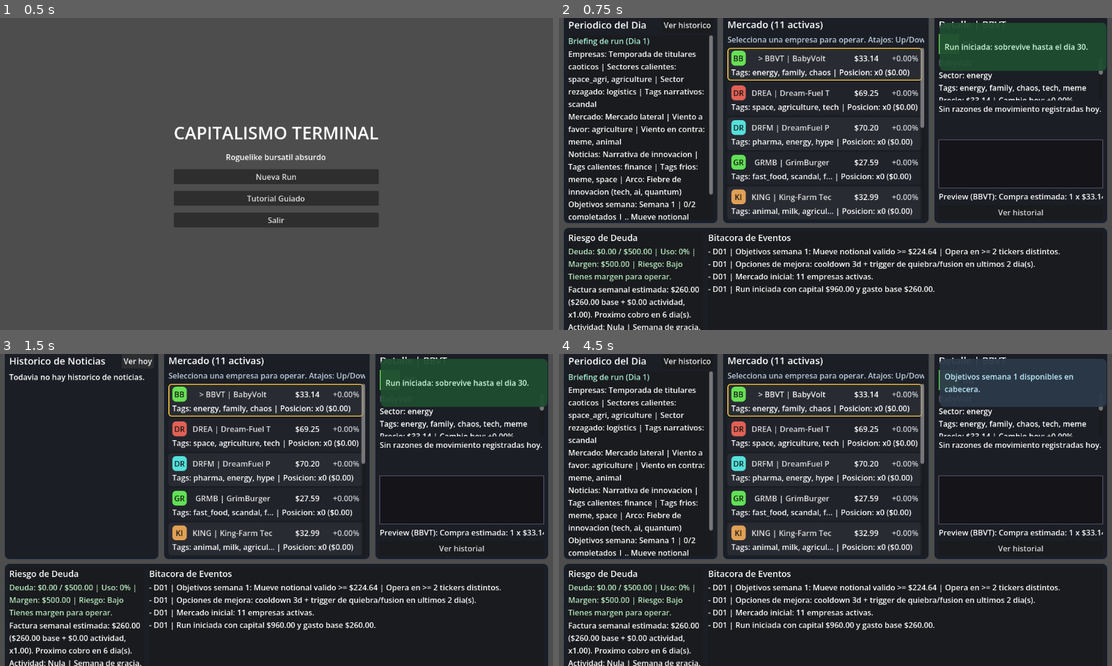
Above: before the commit, frames 1-4 (two rows, left to right).
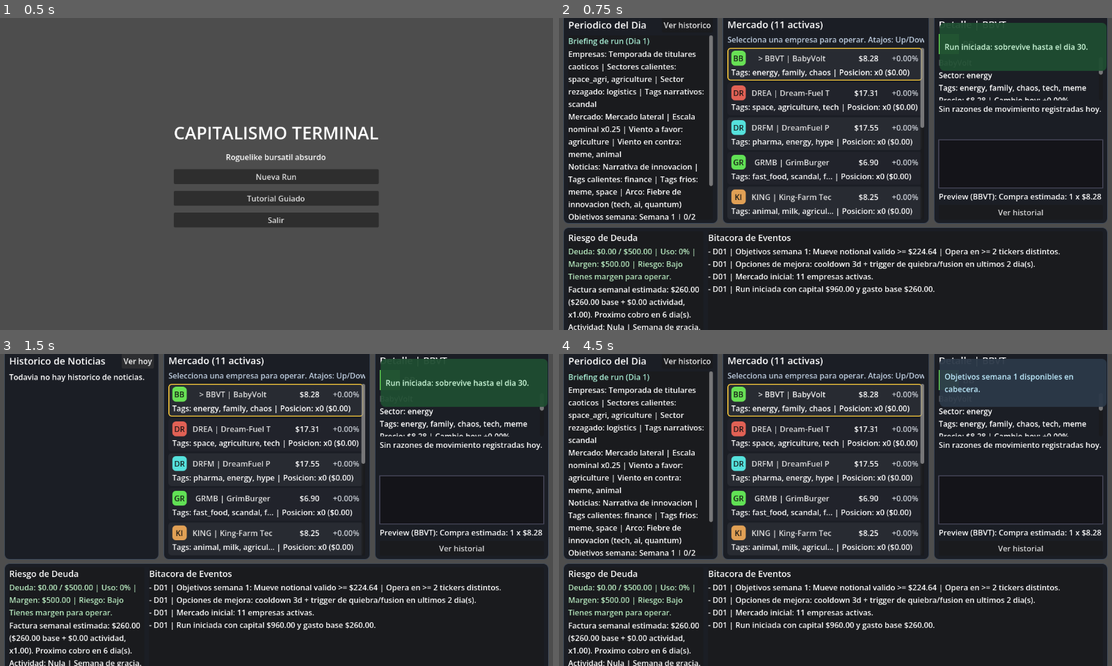
Above: after the commit, the same moments.

Repository: DewBlack/terminal-capitalism
Game: Godot game, scene res://scenes/main/main.tscn
Same seed, same stepped clock (60 frames per second), same inputs: the game is played once before the commit and once after it.
Inputs:
- Up to frame 1 (0.5 s): no input
- Up to frame 2 (0.75 s): click "Nueva Run" at 0.5 s
- Up to frame 3 (1.5 s): click "Ver historico" at 1.25 s
- Up to frame 4 (4.5 s): click "Ver hoy" at 2 s; click "> BBVT | BabyVolt" at 2.75 s; click "DREA | Dream-Fuel Tech" at 3.5 s; click "BBVT | BabyVolt" at 4.25 s

Frame 1 is identical in both runs. In frame 2, 2.5% of the frame differs, in the area x 1-99%, y 12-65%; in frame 3, 0.4%; in frame 4, 2.5%.

Commit message:
feat(balance): scale nominal prices and bankruptcy thresholds

Diff:
--- a/data/base/companies.json
+++ b/data/base/companies.json
@@ -3,7 +3,7 @@
     "id": "kingmoo",
     "name": "KingMoo",
     "ticker": "KMOO",
-    "current_price": 48.0,
+    "current_price": 12.0,
     "sectors": ["agriculture"],
     "tags": ["animal", "milk", "agriculture", "meme", "family"],
     "volatility": 0.42,
@@ -13,14 +13,14 @@
     "debt": 0.35,
     "absurdity": 0.72,
     "status": "active",
-    "price_history": [48.0],
+    "price_history": [12.0],
     "focus_text": "Leche para consumo y para refrigerar centros de datos."
   },
   {
     "id": "spercond",
     "name": "SperCond",
     "ticker": "SPCD",
-    "current_price": 62.0,
+    "current_price": 15.5,
     "sectors": ["tech", "energy"],
     "tags": ["superconductors", "quantum", "tech", "energy", "hype"],
     "volatility": 0.61,
@@ -30,14 +30,14 @@
     "debt": 0.46,
     "absurdity": 0.67,
     "status": "active",
-    "price_history": [62.0],
+    "price_history": [15.5],
     "focus_text": "Superconductores hechos con queso y promesas de fisica flexible."
   },
   {
     "id": "grimburger",
     "name": "GrimBurger",
     "ticker": "GRMB",
-    "current_price": 31.0,
+    "current_price": 7.75,
     "sectors": ["food"],
     "tags": ["fast_food", "scandal", "family", "meme", "legal_risk"],
     "volatility": 0.58,
@@ -47,14 +47,14 @@
     "debt": 0.55,
     "absurdity": 0.82,
     "status": "active",
-    "price_history": [31.0],
+    "price_history": [7.75],
     "focus_text": "Hamburguesas con anuncios virales y abogados siempre ocupados."
   },
   {
     "id": "pigeon_express",
     "name": "Pigeon Express",
     "ticker": "PGEX",
-    "current_price": 27.0,
+    "current_price": 6.75,
     "sectors": ["logistics"],
     "tags": ["transport", "animal", "chaos", "energy", "meme"],
     "volatility": 0.63,
@@ -64,14 +64,14 @@
     "debt": 0.51,
     "absurdity": 0.86,
     "status": "active",
-    "price_history": [27.0],
+    "price_history": [6.75],
     "focus_text": "Paqueteria por paloma con rutas interdimensionales."
   },
   {
     "id": "dreamfuel_pharma",
     "name": "DreamFuel Pharma",
     "ticker": "DRFM",
-    "current_price": 55.0,
+    "current_price": 13.75,
     "sectors": ["energy", "tech"],
     "tags": ["pharma", "energy", "hype", "legal_risk", "finance"],
     "volatility": 0.49,
@@ -81,14 +81,14 @@
     "debt": 0.63,
     "absurdity": 0.65,
     "status": "active",
-    "price_history": [55.0],
+    "price_history": [13.75],
     "focus_text": "Vitaminas energeticas con claims de productividad epica."
   },
   {
     "id": "hyperlemon_tech",
     "name": "HyperLemon Tech",
     "ticker": "HLEM",
-    "current_price": 74.0,
+    "current_price": 18.5,
     "sectors": ["tech"],
     "tags": ["ai", "tech", "hype", "meme", "finance"],
     "volatility": 0.72,
@@ -98,14 +98,14 @@
     "debt": 0.47,
     "absurdity": 0.78,
     "status": "active",
-    "price_history": [74.0],
+    "price_history": [18.5],
     "focus_text": "IA para invertir en limones con conviccion emocional."
   },
   {
     "id": "babyvolt",
     "name": "BabyVolt",
     "ticker": "BBVT",
-    "current_price": 36.0,
+    "current_price": 9.0,
     "sectors": ["energy", "logistics"],
     "tags": ["energy", "family", "chaos", "tech", "meme"],
     "volatility": 0.54,
@@ -115,14 +115,14 @@
     "debt": 0.42,
     "absurdity": 0.70,
     "status": "active",
-    "price_history": [36.0],
+    "price_history": [9.0],
     "focus_text": "Microreactores domesticos para cocinas con karaoke."
   },
   {
     "id": "orbital_soup",
     "name": "Orbital Soup",
     "ticker": "ORSP",
-    "current_price": 41.0,
+    "current_price": 10.25,
     "sectors": ["food", "tech"],
     "tags": ["space", "fast_food", "meme", "hype", "transport"],
     "volatility": 0.67,
@@ -132,7 +132,7 @@
     "debt": 0.48,
     "absurdity": 0.92,
     "status": "active",
-    "price_history": [41.0],
+    "price_history": [10.25],
     "focus_text": "Latas orbitales con caldo de mercado alcista."
   }
 ]
--- a/scripts/market/company.gd
+++ b/scripts/market/company.gd
@@ -1,6 +1,7 @@
 class_name Company
 extends RefCounted
 
+const RUN_BALANCE_CONFIG := preload("res://scripts/run/run_balance_config.gd")
 const STATUS_ACTIVE := "active"
 const STATUS_BANKRUPT := "bankrupt"
 const STATUS_MERGED := "merged"
@@ -31,7 +32,7 @@
 	company.id = str(data.get("id", "company_%s" % randi()))
 	company.name = str(data.get("name", "Unnamed Corp"))
 	company.ticker = str(data.get("ticker", "UNKN")).to_upper()
-	company.current_price = max(0.1, float(data.get("current_price", 10.0)))
+	company.current_price = maxf(_price_floor(), float(data.get("current_price", 10.0)))
 	company.sectors = []
 	for sector in data.get("sectors", []):
 		company.sectors.append(str(sector))
@@ -85,12 +86,12 @@
 
 
 func apply_price_change(percent_change: float, reasons: Array[String]) -> void:
-	var new_price: float = maxf(0.1, current_price * (1.0 + percent_change))
+	var new_price: float = maxf(_price_floor(), current_price * (1.0 + percent_change))
 	push_price_point(new_price, percent_change, reasons)
 
 
 func push_price_point(price: float, daily_change: float, reasons: Array[String]) -> void:
-	current_price = maxf(0.1, price)
+	current_price = maxf(_price_floor(), price)
 	last_daily_change = daily_change
 	last_reasons = reasons.duplicate()
 	price_history.append(current_price)
@@ -126,3 +127,7 @@
 	var hash_value: int = absi(seed_text.hash())
 	var hue: float = float(hash_value % 360) / 360.0
 	return Color.from_hsv(hue, 0.62, 0.88, 1.0)
+
+
+static func _price_floor() -> float:
+	return RUN_BALANCE_CONFIG.PRICE_MIN_FLOOR
--- a/scripts/market/company_generator.gd
+++ b/scripts/market/company_generator.gd
@@ -1,5 +1,7 @@
 class_name CompanyGenerator
 extends Node
+
+const RUN_BALANCE_CONFIG := preload("res://scripts/run/run_balance_config.gd")
 
 var _rng := RandomNumberGenerator.new()
 var _sectors: Array[Dictionary] = []
@@ -83,7 +85,11 @@
 	company.sectors = sectors
 
 	company.tags = _compose_company_tags(primary_sector, secondary_sector)
-	company.current_price = max(2.0, _rng.randf_range(8.0, 85.0) + float(day_index) * _rng.randf_range(0.4, 1.2))
+	var base_price := _rng.randf_range(8.0, 85.0) + float(day_index) * _rng.randf_range(0.4, 1.2)
+	company.current_price = maxf(
+		RUN_BALANCE_CONFIG.COMPANY_LISTING_PRICE_FLOOR,
+		RUN_BALANCE_CONFIG.scale_price_by_denomination(base_price)
+	)
 	company.volatility = clamp(_rng.randf_range(0.25, 0.75) + float(primary_sector.get("volatility_bias", 0.0)), 0.05, 1.0)
 	company.reputation = clamp(_rng.randf_range(0.20, 0.85) + float(primary_sector.get("reputation_bias", 0.0)), 0.0, 1.0)
 	company.hype = clamp(_rng.randf_range(0.20, 0.90) + float(primary_sector.get("hype_bias", 0.0)), 0.0, 1.0)
@@ -110,7 +116,10 @@
 		if not merged.tags.has(bonus_tag):
 			merged.tags.append(bonus_tag)
 
-	merged.current_price = max(2.0, ((company_a.current_price + company_b.current_price) * 0.55))
+	merged.current_price = maxf(
+		RUN_BALANCE_CONFIG.COMPANY_LISTING_PRICE_FLOOR,
+		((company_a.current_price + company_b.current_price) * 0.55)
+	)
 	merged.volatility = clamp((company_a.volatility + company_b.volatility) * 0.50 + 0.12, 0.05, 1.0)
 	merged.reputation = clamp((company_a.reputation + company_b.reputation) * 0.50 - 0.05, 0.0, 1.0)
 	merged.hype = clamp((company_a.hype + company_b.hype) * 0.50 + 0.20, 0.0, 1.0)
@@ -692,7 +701,10 @@
 		price_multiplier *= 0.92
 		company.legal_risk = clamp(company.legal_risk + _rng.randf_range(0.02, 0.10), 0.0, 1.0)
 
-	company.current_price = max(2.0, company.current_price * price_multiplier)
+	company.current_price = maxf(
+		RUN_BALANCE_CONFIG.COMPANY_LISTING_PRICE_FLOOR,
+		company.current_price * price_multiplier
+	)
 	company.volatility = _jitter_stat(company.volatility, 0.12)
 	company.reputation = _jitter_stat(company.reputation, 0.10)
 	company.hype = _jitter_stat(company.hype, 0.12)
--- a/scripts/market/market_manager.gd
+++ b/scripts/market/market_manager.gd
@@ -1,5 +1,7 @@
 class_name MarketManager
 extends Node
+
+const RUN_BALANCE_CONFIG := preload("res://scripts/run/run_balance_config.gd")
 
 signal market_updated
 signal company_spawned(company: Company)
@@ -42,11 +44,17 @@
 
 
 func get_run_regime_text() -> String:
+	var price_scale_text := "Escala nominal x%.2f" % RUN_BALANCE_CONFIG.PRICE_DENOMINATION_SCALE
 	if _tutorial_mode:
-		return "Tutorial guiado | Mercado fijo sin ruido ni eventos aleatorios."
+		return "Tutorial guiado | Mercado fijo sin ruido ni eventos aleatorios. | %s" % price_scale_text
 	var tailwind_text := ", ".join(_regime_tailwind_tags) if not _regime_tailwind_tags.is_empty() else "ninguno"
 	var headwind_text := ", ".join(_regime_headwind_tags) if not _regime_headwind_tags.is_empty() else "ninguno"
-	return "%s | Viento a favor: %s | Viento en contra: %s" % [_run_regime_label, tailwind_text, headwind_text]
+	return "%s | %s | Viento a favor: %s | Viento en contra: %s" % [
+		_run_regime_label,
+		price_scale_text,
+		tailwind_text,
+		headwind_text
+	]
 
 
 func get_run_company_profile_text() -> String:
@@ -239,17 +247,17 @@
 	var active_count := get_active_companies().size()
 	var doomed: Array[Company] = []
 	for company in get_active_companies():
-		if company.current_price <= 0.7:
+		if company.current_price <= RUN_BALANCE_CONFIG.NATURAL_BANKRUPTCY_HARD_FLOOR:
 			doomed.append(company)
 			continue
-		if company.current_price < 2.5:
+		if company.current_price < RUN_BALANCE_CONFIG.NATURAL_BANKRUPTCY_RISK_FLOOR:
 			var bankruptcy_chance := 0.08 + company.debt * 0.16 + company.legal_risk * 0.08
 			if active_count <= 4:
 				bankruptcy_chance *= 0.45
 			if _rng.randf() < bankruptcy_chance:
 				doomed.append(company)
 				continue
-		if company.current_price < 1.6 and _rng.randf() < 0.05:
+		if company.current_price < RUN_BALANCE_CONFIG.NATURAL_BANKRUPTCY_PANIC_FLOOR and _rng.randf() < 0.05:
 			doomed.append(company)
 	for company in doomed:
 		_mark_bankrupt(company, "Colapso por precio bajo.")
@@ -270,7 +278,8 @@
 
 
 func _vulnerability_score(company: Company) -> float:
-	var low_price_pressure: float = 1.0 / maxf(1.0, company.current_price)
+	var scale_floor := maxf(0.0001, RUN_BALANCE_CONFIG.PRICE_DENOMINATION_SCALE)
+	var low_price_pressure: float = scale_floor / maxf(scale_floor, company.current_price)
 	return low_price_pressure + company.debt + company.legal_risk * 0.8 + company.volatility * 0.3
 
 
@@ -425,7 +434,7 @@
 	if company == null or company.price_history.is_empty():
 		return 0.0
 
-	var anchor_price := maxf(1.0, company.price_history[0])
+	var anchor_price := maxf(RUN_BALANCE_CONFIG.VALUATION_ANCHOR_FLOOR, company.price_history[0])
 	var valuation_ratio := company.current_price / anchor_price
 	var delta := 0.0
 
--- a/scripts/run/run_balance_config.gd
+++ b/scripts/run/run_balance_config.gd
@@ -5,6 +5,13 @@
 const RUN_BASE_WEEKLY_EXPENSE := 260.0
 const INACTIVITY_WEEKLY_SURCHARGE := 110.0
 const LOW_ACTIVITY_WEEKLY_SURCHARGE := 35.0
+const PRICE_DENOMINATION_SCALE := 0.25
+const PRICE_MIN_FLOOR := 0.10 * PRICE_DENOMINATION_SCALE
+const COMPANY_LISTING_PRICE_FLOOR := 2.0 * PRICE_DENOMINATION_SCALE
+const NATURAL_BANKRUPTCY_HARD_FLOOR := 0.70 * PRICE_DENOMINATION_SCALE
+const NATURAL_BANKRUPTCY_RISK_FLOOR := 2.50 * PRICE_DENOMINATION_SCALE
+const NATURAL_BANKRUPTCY_PANIC_FLOOR := 1.60 * PRICE_DENOMINATION_SCALE
+const VALUATION_ANCHOR_FLOOR := 1.0 * PRICE_DENOMINATION_SCALE
 const WEEKLY_ACTIVITY_NOTIONAL_FLOOR := 180.0
 const WEEKLY_ACTIVITY_NOTIONAL_RATIO := 0.30
 const WEEKLY_LOW_ACTIVITY_RATIO := 0.55
@@ -21,6 +28,10 @@
 	return maxf(WEEKLY_ACTIVITY_NOTIONAL_FLOOR, scaled_target)
 
 
+static func scale_price_by_denomination(raw_price: float) -> float:
+	return maxf(PRICE_MIN_FLOOR, raw_price * PRICE_DENOMINATION_SCALE)
+
+
 static func weekly_surcharge_multiplier(week_index: int) -> float:
 	var safe_week := maxi(1, week_index)
 	if safe_week == 2:
--- a/scripts/utils/run_variability_report.gd
+++ b/scripts/utils/run_variability_report.gd
@@ -33,6 +33,12 @@
 const WEEKLY_ACTIVITY_NOTIONAL_RATIO := RUN_BALANCE_CONFIG.WEEKLY_ACTIVITY_NOTIONAL_RATIO
 const WEEKLY_LOW_ACTIVITY_RATIO := RUN_BALANCE_CONFIG.WEEKLY_LOW_ACTIVITY_RATIO
 const MIN_WEEKLY_HOLDINGS_FOR_ACTIVITY := RUN_BALANCE_CONFIG.MIN_WEEKLY_HOLDINGS_FOR_ACTIVITY
+const PRICE_DENOMINATION_SCALE := RUN_BALANCE_CONFIG.PRICE_DENOMINATION_SCALE
+const PRICE_MIN_FLOOR := RUN_BALANCE_CONFIG.PRICE_MIN_FLOOR
+const COMPANY_LISTING_PRICE_FLOOR := RUN_BALANCE_CONFIG.COMPANY_LISTING_PRICE_FLOOR
+const NATURAL_BANKRUPTCY_HARD_FLOOR := RUN_BALANCE_CONFIG.NATURAL_BANKRUPTCY_HARD_FLOOR
+const NATURAL_BANKRUPTCY_RISK_FLOOR := RUN_BALANCE_CONFIG.NATURAL_BANKRUPTCY_RISK_FLOOR
+const NATURAL_BANKRUPTCY_PANIC_FLOOR := RUN_BALANCE_CONFIG.NATURAL_BANKRUPTCY_PANIC_FLOOR
 const DEBT_DEFEAT_THRESHOLD := RUN_OUTCOME_SERVICE.DEBT_DEFEAT_THRESHOLD
 const UPGRADE_OFFER_MIN_DAYS_BETWEEN := 3
 const UPGRADE_OFFER_TRIGGER_LOOKBACK_DAYS := 2
@@ -63,6 +69,14 @@
 		max_days,
 		seed_base,
 		", ".join(strategy_names)
+	])
+	print("price_scale=%.3f listing_floor=%.3f hard_bankruptcy_floor=%.3f risk_bankruptcy_floor=%.3f panic_bankruptcy_floor=%.3f min_price_floor=%.3f" % [
+		PRICE_DENOMINATION_SCALE,
+		COMPANY_LISTING_PRICE_FLOOR,
+		NATURAL_BANKRUPTCY_HARD_FLOOR,
+		NATURAL_BANKRUPTCY_RISK_FLOOR,
+		NATURAL_BANKRUPTCY_PANIC_FLOOR,
+		PRICE_MIN_FLOOR
 	])
 
 	for run_index in range(run_count):
